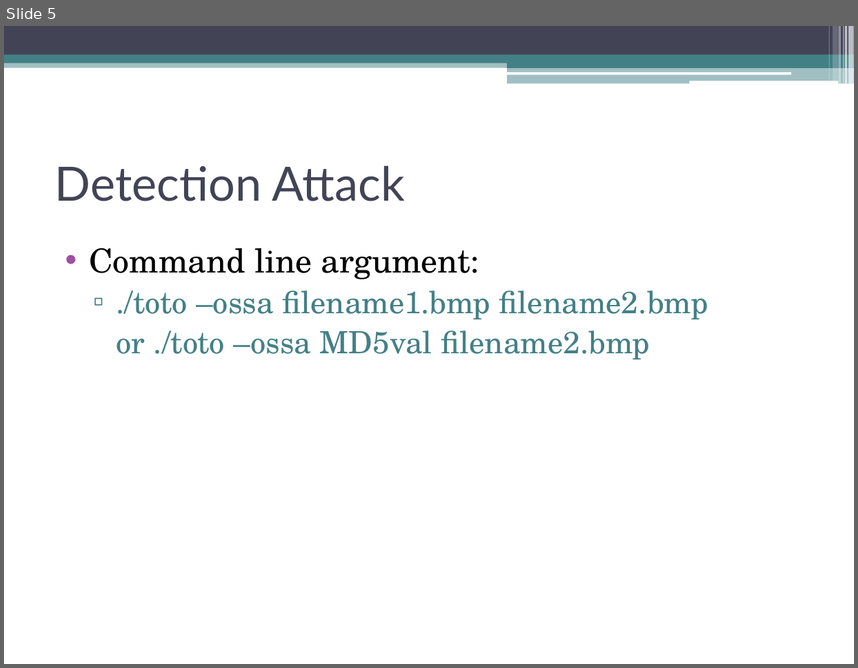
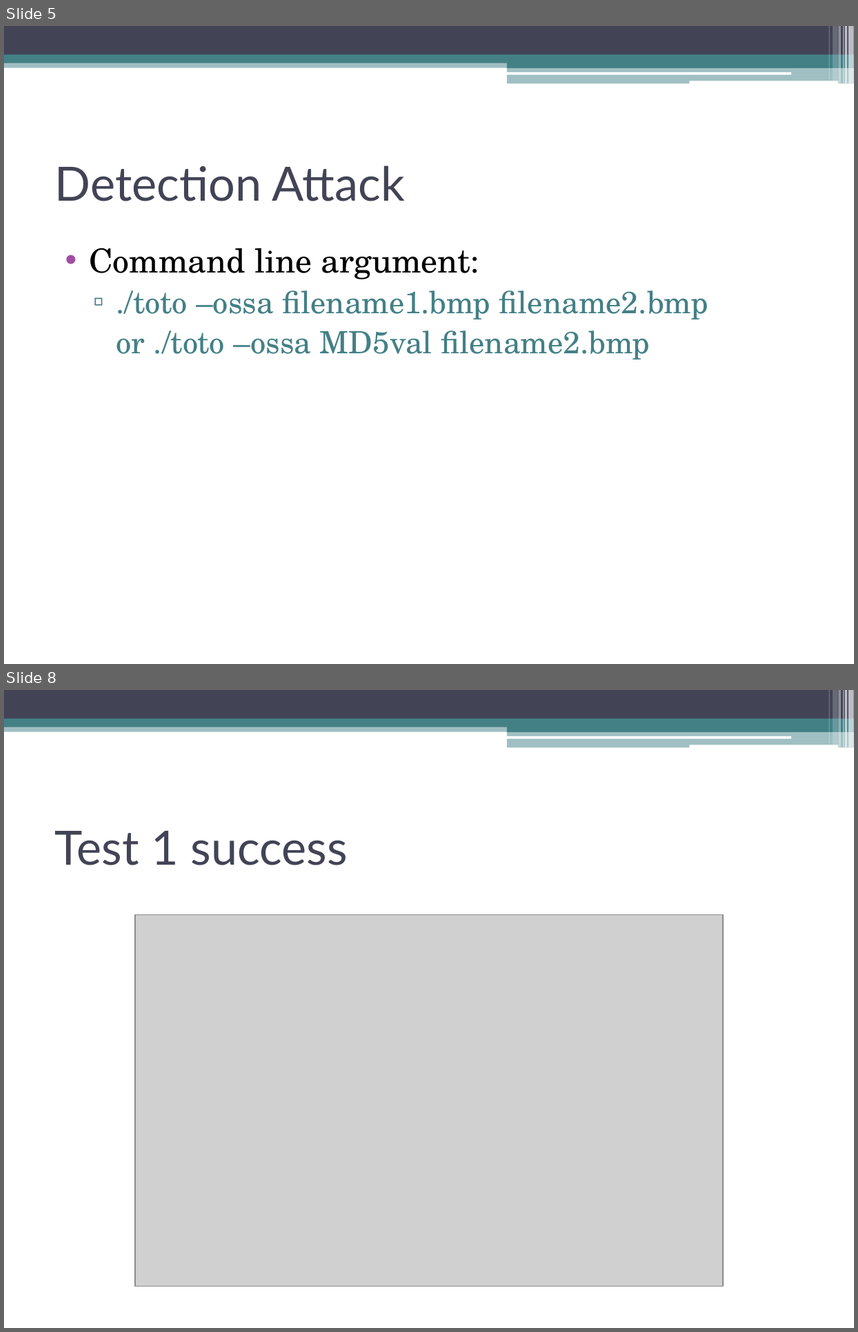
Before and after one commit to jaideng123/Cryptosystems, a slide deck: FinalPresentation.pptx. Shown one above the other, each under a label of ours: slide 5 before the commit, slides 5 and 8 after it; the slides between them are not shown. The pictures are 858x668 and 858x1332 pixels, drawn with LibreOffice and Linux fonts; fonts in the diff are those of the drawing; grey boxes stand for pictures. Boxes give left, top, right and bottom in pixels: in the first picture for what was removed or moved away, otherwise in the second. Text is boxed around its words. In the diff, an @@ line names an element or a change of style, - is before the commit and + after.

```diff
--- a/FinalPresentation.pptx
+++ b/FinalPresentation.pptx
@@ slide 8 added at (4, 690, 854, 1328), background #FFFFFF; not listed: 13 template elements that a slide beside it also shows @@
@@ title added at (55, 831, 348, 865), 40 pt, text #424456 @@
+Test 1 success
@@ picture added at (135, 914, 723, 1286) @@
```
Also in this commit, not shown: 5 other slides added, 3 other files.
